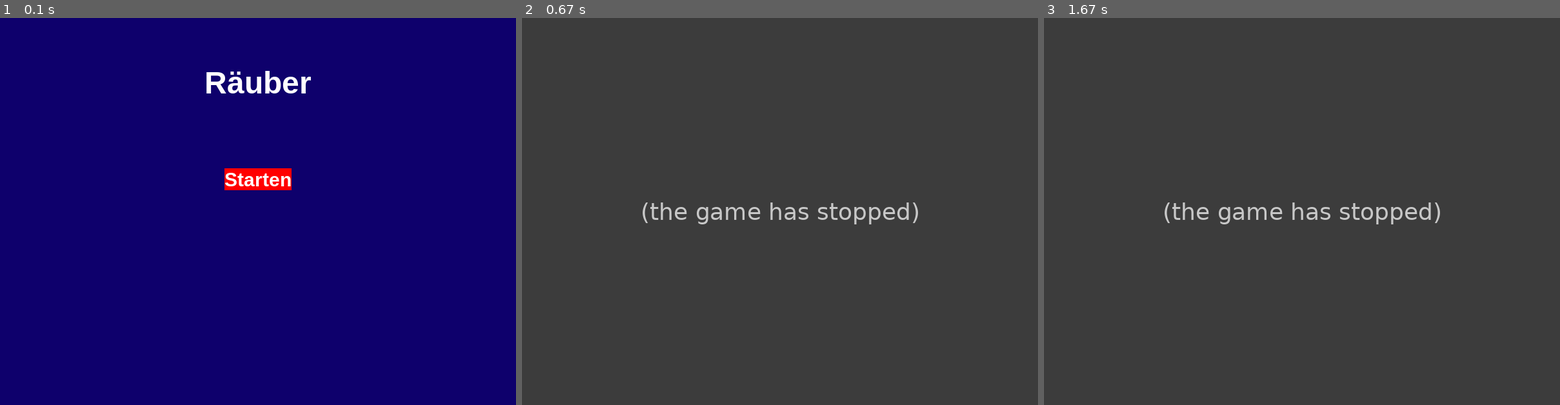
Above: before the commit, frames 1-3 (left to right).
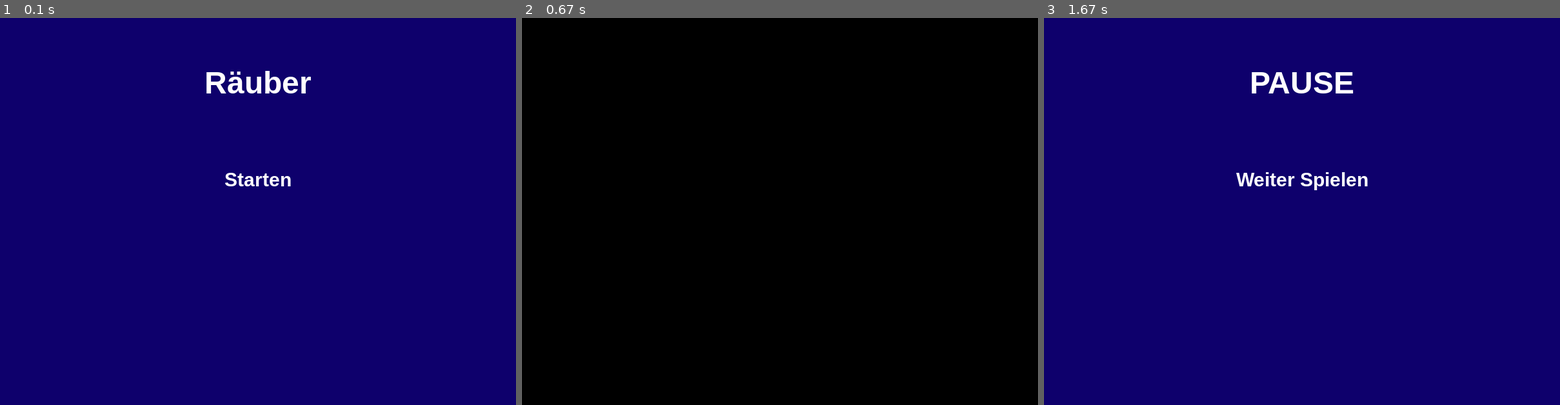
Above: after the commit, the same moments.

Repository: 25-26-1AHIF/pygameproject-rauber_david_jonas
Game: pygame game, started from game/main.py
The game is run twice, just before and just after one commit, with the same random seed, the same clock (stepped at 60 frames per second) and the same inputs.
Inputs (mouse positions are in pixels of both pictures, inside the frame that each line leads up to):
- Up to frame 1 (0.1 s): no input
- Up to frame 2 (0.67 s): click "Starten" at 0.38 s
- Up to frame 3 (1.67 s): tap Space at 0.67, 1 s; click (1492, 346) at 1.38 s

The runs differ from the first frame. In frame 1, 0.6% of the frame differs, in the area x 43-57%, y 38-45%; in frame 2, 100%, in the area x 0-100%, y 0-100%; in frame 3, 100%.
Error before the commit: TypeError: play_screen() takes 0 positional arguments but 2 were given (main.py line 57); the game stopped at 0.38 s (later frames are placeholders)

Commit message:
# hallo      mach das weg

Diff:
--- a/game/game_variables/game_variables.py
+++ b/game/game_variables/game_variables.py
@@ -1,8 +1,4 @@
 import pygame
-
-
-
-
 
 class GameVariables:
     SCREEN_WIDTH = 800
@@ -25,5 +21,6 @@
 
     MAIN = ("main")
     PLAY = ("play")
+    PAUSED = ("paused")
     EXIT = ("exit")
     actual = MAIN
--- a/game/main.py
+++ b/game/main.py
@@ -1,10 +1,6 @@
 import pygame
 from game_variables.game_variables import GameVariables as gv
 from game_variables.game_variables import GameScreens as GameScreens
-
-
-
-
 
 def main_screen(screen: pygame.Surface, clock: pygame.time.Clock):
     pygame.display.set_caption("Main Screen")
@@ -25,14 +21,12 @@
                 if starten_text_rect.collidepoint(event.pos):
                     return GameScreens.PLAY
 
-
-
         screen.fill((14, 0, 108))
         screen.blit(titel_text, titel_text_rect)
         pygame.draw.rect(
             surface=screen,
             rect=starten_text_rect,
-            color="red",
+            color=(14,0,108),
             width=0
         )
         screen.blit(starten_text, starten_text_rect)
@@ -41,8 +35,60 @@
         clock.tick(gv.FPS)
 
 
-def play_screen():
-    pass
+def play_screen(screen: pygame.Surface, clock: pygame.time.Clock):
+
+    pygame.init()
+    pygame.display.set_caption("Play Screen")
+
+
+
+    while True:
+        for event in pygame.event.get():
+            if event.type == pygame.QUIT:
+                return GameScreens.EXIT
+            if event.type == pygame.KEYDOWN:
+                if event.key == pygame.K_SPACE:
+                    return GameScreens.PAUSED
+                if event.key == pygame.K_ESCAPE:
+                    return GameScreens.MAIN
+
+        screen.fill("black")
+        pygame.display.flip()
+        clock.tick(gv.FPS)
+
+def paused_screen(screen: pygame.Surface, clock: pygame.time.Clock):
+    pygame.display.set_caption("Paused Screen")
+
+    titel_text = gv.FONT_BIG.render("PAUSE", True, "white")
+    starten_text = gv.FONT_MIDDLE.render("Weiter Spielen", True, "white")
+    titel_text_rect = titel_text.get_rect(center=(gv.SCREEN_WIDTH / 2, 100))
+    starten_text_rect = starten_text.get_rect(center=(gv.SCREEN_WIDTH / 2, 250))
+
+    while True:
+        for event in pygame.event.get():
+            if event.type == pygame.QUIT:
+                return GameScreens.EXIT
+            if event.type == pygame.KEYDOWN:
+                if event.key == pygame.K_ESCAPE:
+                    return GameScreens.EXIT
+                if event.key == pygame.K_SPACE:
+                    return GameScreens.PLAY
+            if event.type == pygame.MOUSEBUTTONDOWN:
+                if starten_text_rect.collidepoint(event.pos):
+                    return GameScreens.PLAY
+
+        screen.fill((14, 0, 108))
+        screen.blit(titel_text, titel_text_rect)
+        pygame.draw.rect(
+            surface=screen,
+            rect=starten_text_rect,
+            color=(14, 0, 108),
+            width=0
+        )
+        screen.blit(starten_text, starten_text_rect)
+
+        pygame.display.flip()
+        clock.tick(gv.FPS)
 
 def main():
     gv.init()
@@ -50,11 +96,14 @@
         (gv.SCREEN_WIDTH, gv.SCREEN_HIGHT)
     )
     clock = pygame.time.Clock()
+
     while True:
         if GameScreens.actual == GameScreens.MAIN:
             GameScreens.actual = main_screen(screen, clock)
         elif GameScreens.actual == GameScreens.PLAY:
             GameScreens.actual = play_screen(screen, clock)
+        elif GameScreens.actual == GameScreens.PAUSED:
+            GameScreens.actual == paused_screen(screen, clock)
         elif GameScreens.actual == GameScreens.EXIT:
             break
     pygame.quit()
Binary file added: assats/Player.gif
